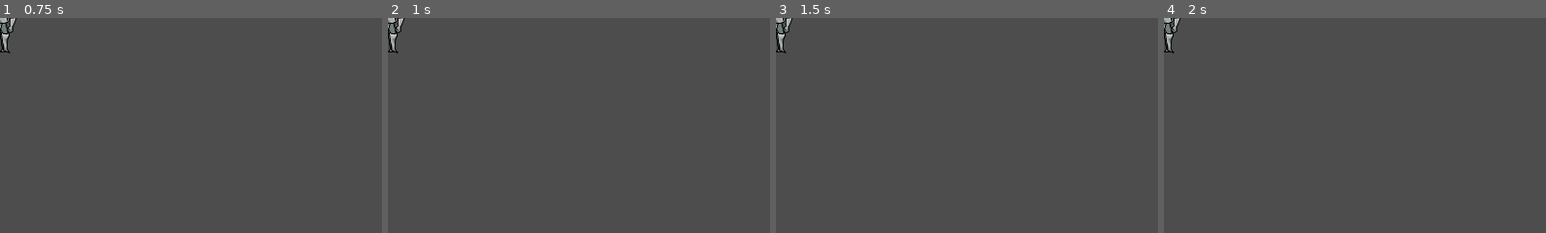
Above: before the commit, frames 1-4 (left to right).
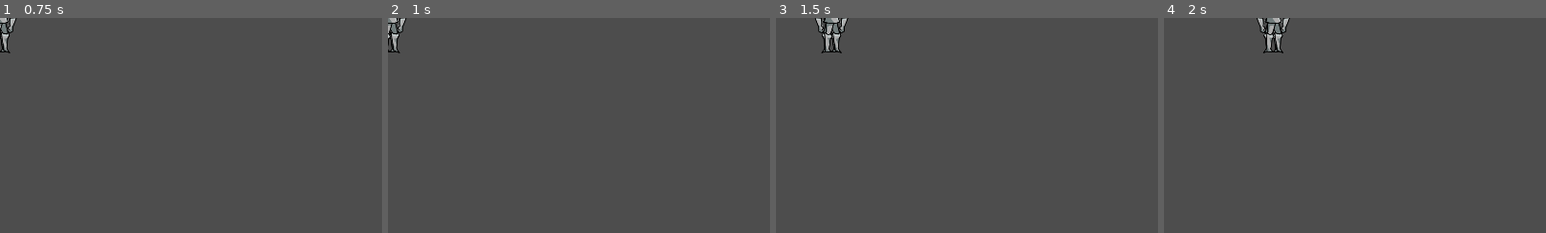
Above: after the commit, the same moments.

Repository: GiantBlargg/DragonHoard
Game: Godot game, scene res://Knight/Knight.tscn
Two runs of this game, one before a commit and one after it. Both use one fixed random seed, a clock stepped at 60 frames per second and the inputs below. This scene is started directly instead of the project's main scene.
Inputs (mouse positions are % of the whole screen's width and height, from its top left):
- Up to frame 1 (0.75 s): tap Enter at 0.5 s; move the mouse to (72, 45) at 0.52 s; hold D (Right) from 0.53 s (still down); click (72, 45) at 0.6 s
- Up to frame 2 (1 s): keep holding D (Right)
- Up to frame 3 (1.5 s): move the mouse to (30, 55) at 1.27 s; release D (Right) at 1.28 s; hold G (Back) from 1.28 s (still down); click (30, 55) at 1.35 s
- Up to frame 4 (2 s): keep holding G (Back)
The pictures show only the part of the screen within x 0-50%, y 0-50%; the shares and areas given below are measured in that part.

Frame 1 is identical in both runs. In frame 2, 0.4% of the frame differs, in the area x 0-5%, y 0-17%; in frame 3, 1.2%, in the area x 0-19%, y 0-17%; in frame 4, 1.2%.

Commit message:
Knight move

Diff:
--- a/Knight/Knight.gd
+++ b/Knight/Knight.gd
@@ -1,9 +1,25 @@
 extends CharacterBody2D
 
-signal angle(angle:float)
+signal direction(angle:Vector2)
 
-@export var wait_time: float
-@export var jump_time: float
-@export var jump_distance: float
+@export var wait_time: float = 1
+@export var jump_time: float = 1
+@export var jump_distance: float = 300
 
-@onready var jump_timer = Timer.new()
+var timer: float = 0
+var dir: Vector2 = Vector2(0,0)
+
+func _physics_process(delta):
+	timer += delta
+	timer = fmod(timer, wait_time + jump_time)
+
+	if timer <= wait_time:
+		dir = get_direction()
+		velocity = Vector2(0,0)
+	else:
+		velocity = dir * (jump_distance / jump_time)
+
+	move_and_slide()
+
+func get_direction():
+	return Vector2.RIGHT
--- a/Knight/Knight.tscn
+++ b/Knight/Knight.tscn
@@ -52,4 +52,4 @@
 [node name="CollisionShape2D" type="CollisionShape2D" parent="."]
 shape = SubResource("CapsuleShape2D_xb5an")
 
-[connection signal="angle" from="." to="Visual" method="set_angle"]
+[connection signal="direction" from="." to="Visual" method="set_direction"]
--- a/Knight/Visual.gd
+++ b/Knight/Visual.gd
@@ -9,12 +9,11 @@
 const DOWN = PI
 const LEFT = 3 * PI / 2
 
-func set_angle(angle:float):
-	angle = fposmod(angle, TAU)
+func set_direction(dir:Vector2):
 
 	# TODO: Shield
 
-	UR.visible = angle < RIGHT
-	DR.visible = angle >= RIGHT && angle < DOWN
-	DL.visible = angle >= DOWN && angle < LEFT
-	UL.visible = angle >= LEFT
+	DR.visible = dir.x >= 0 && dir.y >= 0
+	UR.visible = dir.x >= 0 && dir.y < 0
+	DL.visible = dir.x < 0 && dir.y >= 0
+	UL.visible = dir.x < 0 && dir.y < 0
